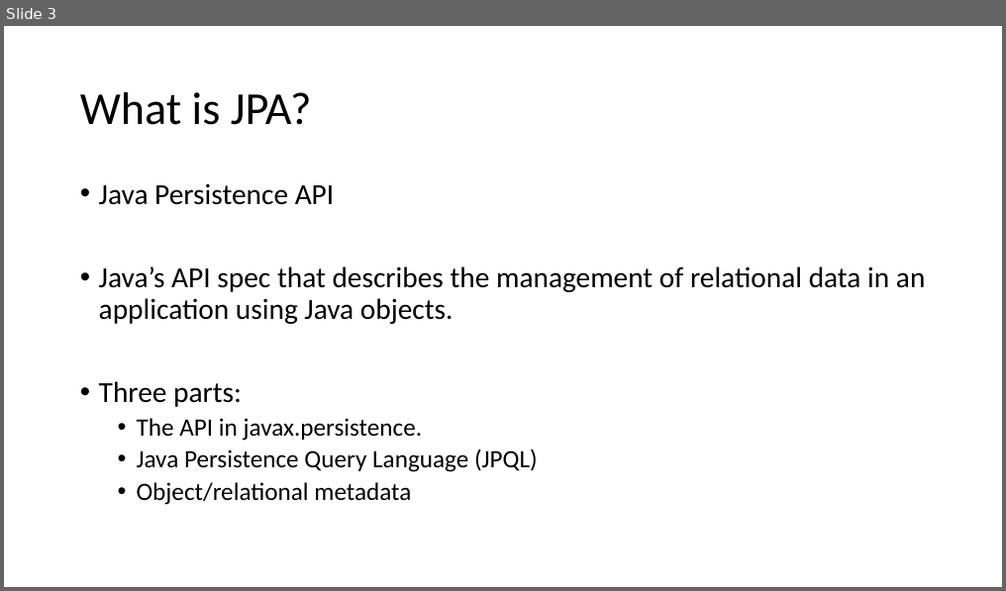
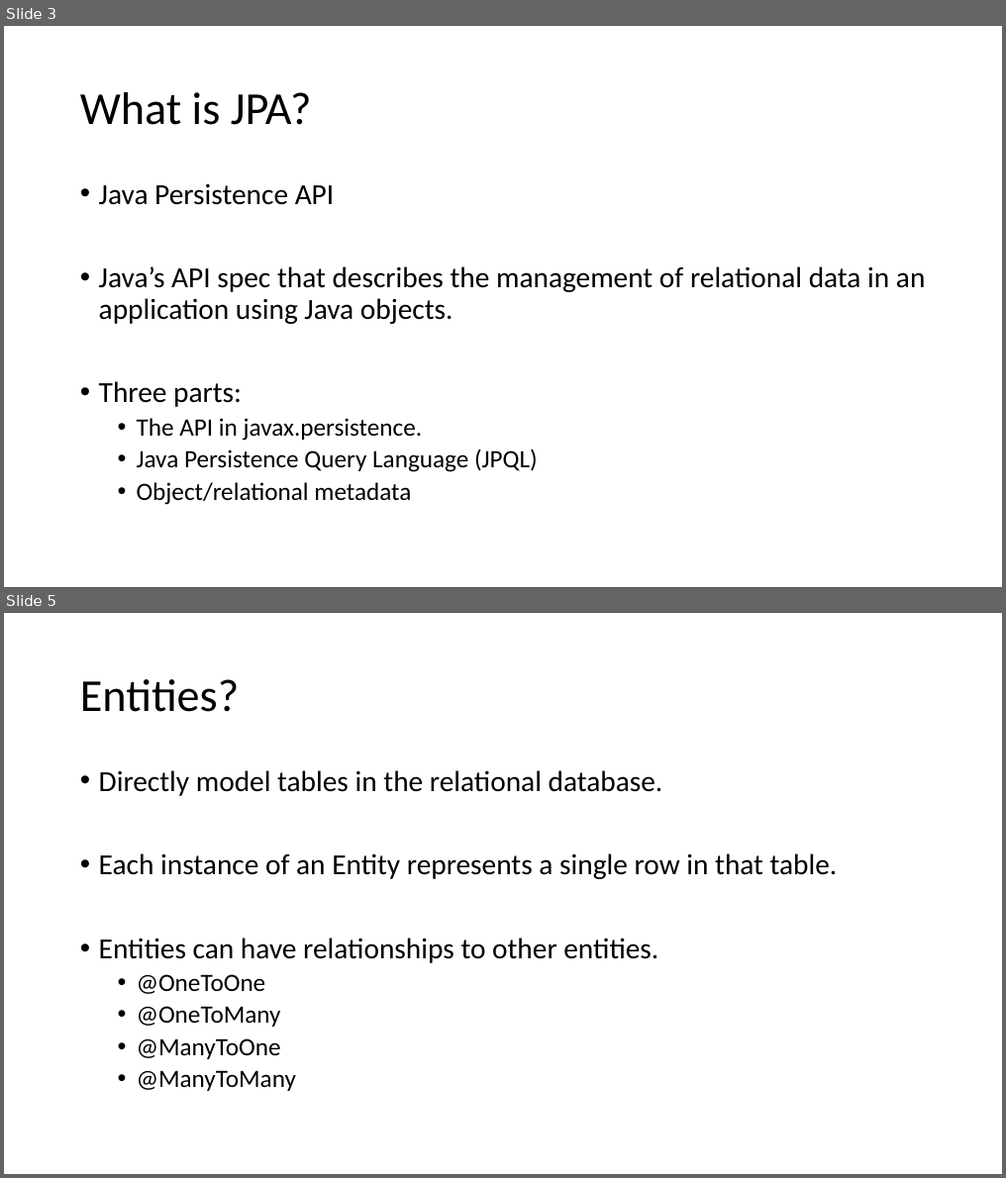
Before and after one commit to sfaria/jpa-demo, a slide deck: JPA-JPQL Query Performance.pptx. Shown one above the other, each under a label of ours: slide 3 before the commit, slides 3 and 5 after it; the slides between them are not shown. The pictures are 1006x591 and 1006x1178 pixels, drawn with LibreOffice and Linux fonts; fonts in the diff are those of the drawing. Boxes give left, top, right and bottom in pixels: in the first picture for what was removed or moved away, otherwise in the second. Text is boxed around its words. In the diff, an @@ line names an element or a change of style, - is before the commit and + after.

```diff
--- a/JPA-JPQL Query Performance.pptx
+++ b/JPA-JPQL Query Performance.pptx
@@ slide 5 added at <box>4,613,1002,1174</box>, background #FFFFFF @@
@@ title added at <box>80,679,239,712</box>, 44 pt, text #000000 @@
+Entities?
@@ text added at <box>99,770,838,1091</box>, 28 pt, text #000000 @@
+• Directly model tables in the relational database.
+• Each instance of an Entity represents a single row in that table.
+• Entities can have relationships to other entities.
+  • @OneToOne
+  • @OneToMany
+  • @ManyToOne
+  • @ManyToMany
```
Also in this commit, not shown: 3 slides changed, 11 other slides added, 3 slides removed.
